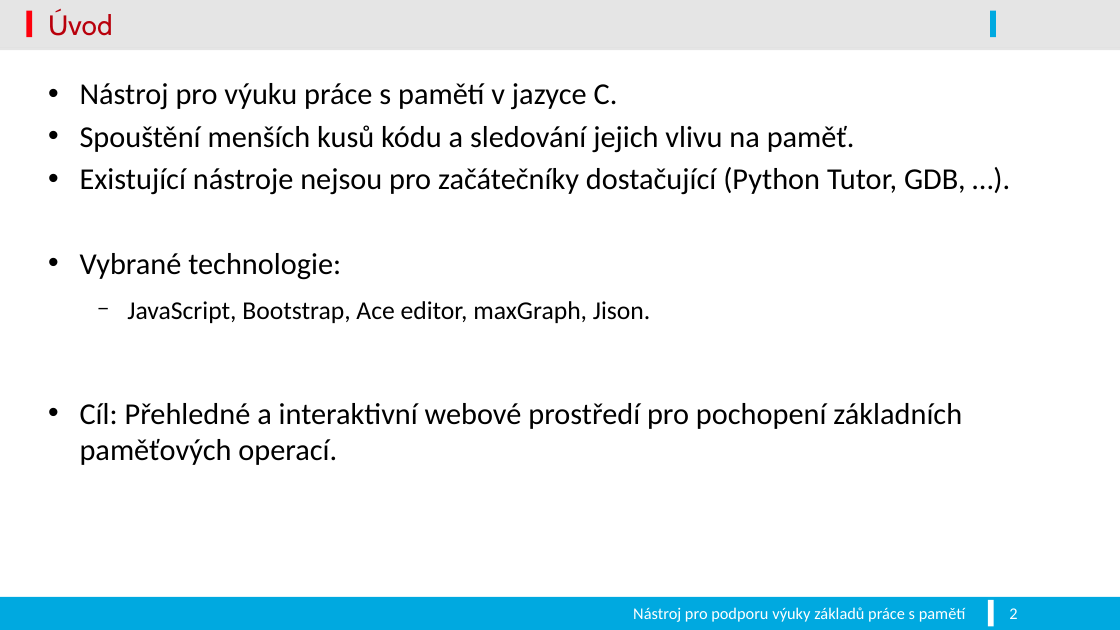
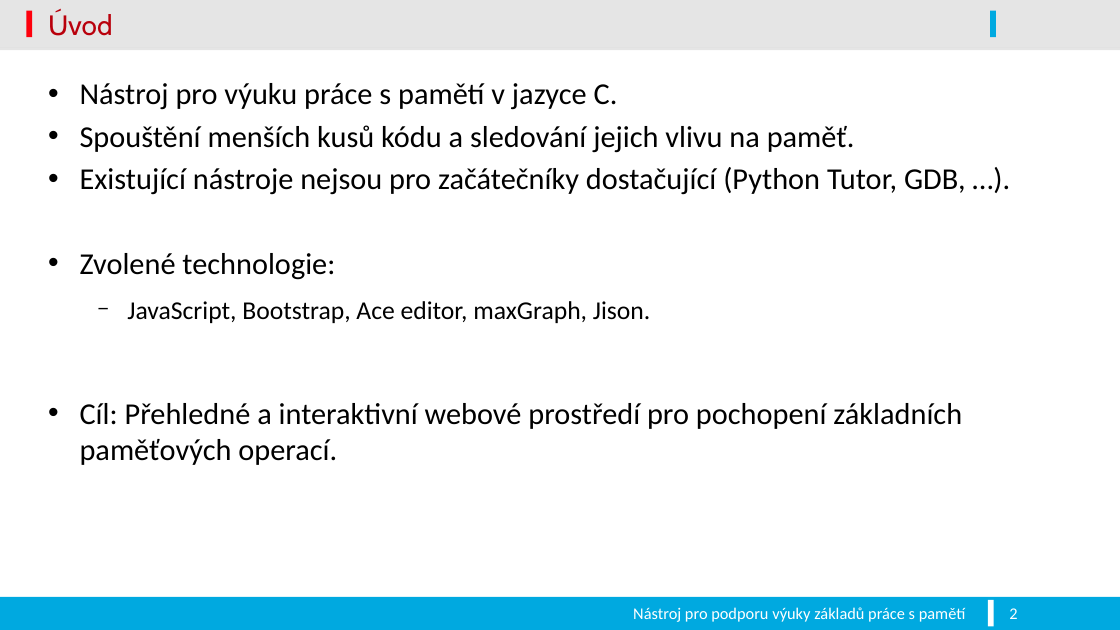
Before and after one commit to hruboson/memviz, a slide deck: slide 2 of doc/xhrubo01.odp. Drawn at 1120x630 pixels with LibreOffice and Linux fonts; fonts in the diff are those of the drawing; background and template pictures are left out. Boxes give left, top, right and bottom in pixels: in the first picture for what was removed or moved away, otherwise in the second. Text is boxed around its words. In the diff, an @@ line names an element or a change of style, - is before the commit and + after.

```diff
--- a/doc/xhrubo01.odp
+++ b/doc/xhrubo01.odp
@@ text at [80,253,335,280]: text changed @@
-• Vybrané technologie:
+• Zvolené technologie:
```
Also in this commit, not shown: 1 other file.
